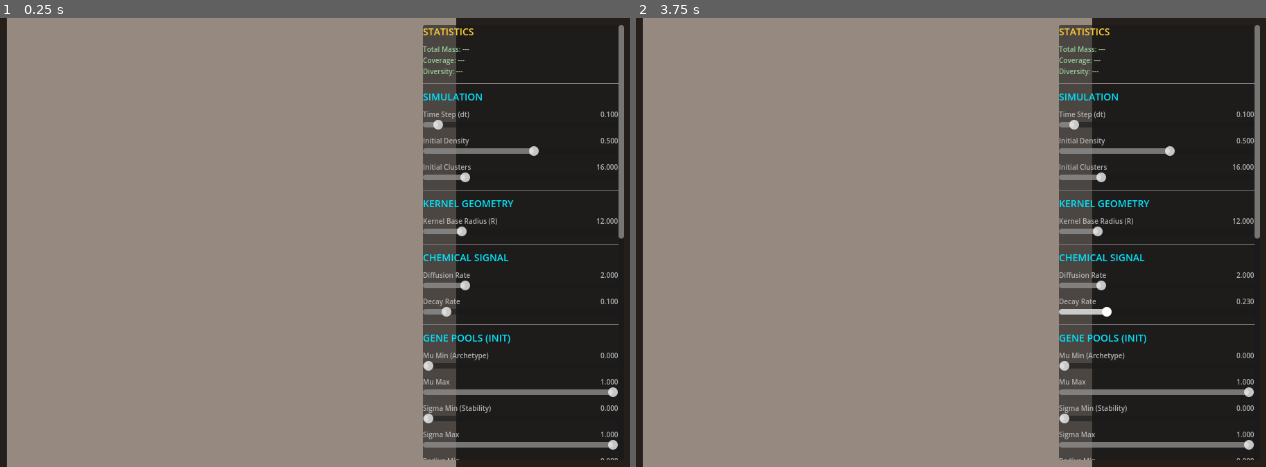
Above: before the commit, frames 1-2 (left to right).
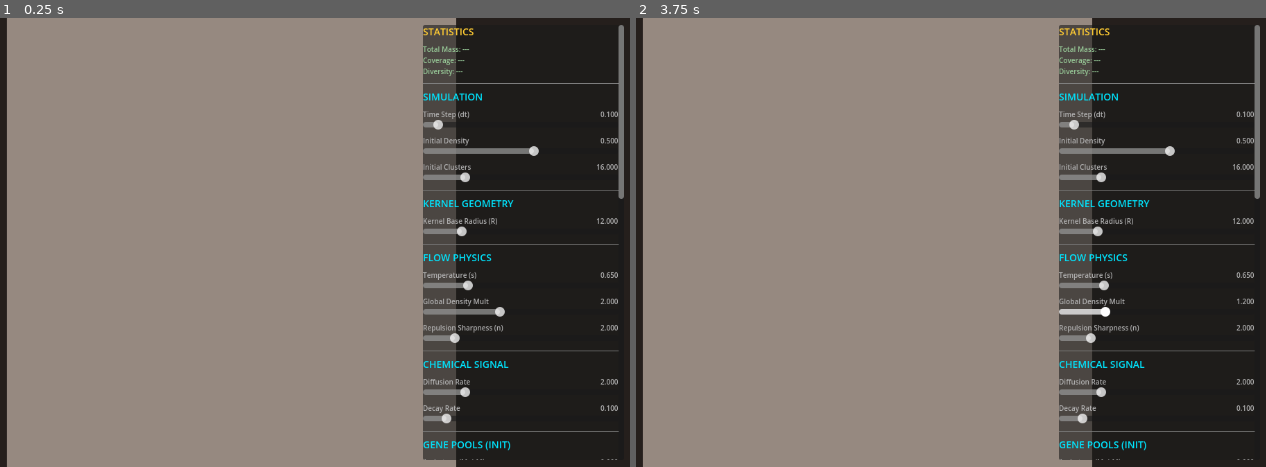
Above: after the commit, the same moments.

Repository: pvtrcorps/L_0001
Game: Godot game, scene res://simulation/Main.tscn
The game is run twice, just before and just after one commit, with the same random seed, the same clock (stepped at 60 frames per second) and the same inputs.
Inputs (mouse positions are in pixels of both pictures, inside the frame that each line leads up to):
- Up to frame 1 (0.25 s): no input
- Up to frame 2 (3.75 s): tap Enter at 0.5, 2, 3.5 s; move the mouse to (1045, 220) at 0.52 s; click (1045, 220) at 0.67 s; tap Space at 1.25, 2.75 s; drag from (705, 264) to (825, 332) at 1.27 s; move the mouse to (944, 143) at 2.02 s; click (944, 143) at 2.17 s; drag from (825, 332) to (outside the picture) at 2.77 s; move the mouse to (1108, 309) at 3.52 s; click (1108, 309) at 3.67 s

The runs differ from the first frame. In frame 1, 2.4% of the frame differs, in the area x 67-100%, y 39-99%; in frame 2, 2.3%.
Error before the commit: Cannot call method 'uniform_set_create' on a null value. (res://simulation/LeniaSimulation.gd:509)
Error after the commit: Cannot call method 'uniform_set_create' on a null value. (res://simulation/LeniaSimulation.gd:517)

Commit message:
temperature

Diff:
--- a/simulation/GeneHistogram.gd
+++ b/simulation/GeneHistogram.gd
@@ -1,6 +1,6 @@
 extends Control
 
-var gene_names = ["Mu", "Sigma", "Radius", "Flow", "Affinity", "Lambda", "Secret", "Sensus"]
+var gene_names = ["Archetype", "Stability", "Effect Rad", "Mobility", "Cohesion", "DensityTol", "Secretion", "Sensus"]
 # Colors matching the visualization shader logic roughly
 var gene_colors = [
 	Color(1.0, 0.2, 0.2), # Mu - Red
--- a/simulation/LeniaSimulation.gd
+++ b/simulation/LeniaSimulation.gd
@@ -3,7 +3,7 @@
 signal stats_updated(total_mass, population, histograms)
 signal species_list_updated(species_list)
 signal species_hovered(info) # New signal
-const SpeciesTracker = preload("res://simulation/SpeciesTracker.gd")
+# SpeciesTracker is a global class
 var tracker = SpeciesTracker.new()
 
 
@@ -21,6 +21,7 @@
 	"init_density": 0.5,   # Higher density for better start
 
 	# Advanced Physics (Flow Lenia style)
+	"temperature": 0.65,   # Advection diffusion (s). Paper default: 0.65
 	"identity_thr": 0.2,   # Difference to be considered enemy (used in localized kernel if implemented)
 	"colonize_thr": 0.15,  # Mass needed to resist invasion
 
@@ -36,7 +37,11 @@
 	"g_affinity_min": 0.0, "g_affinity_max": 1.0,
 	"g_lambda_min": 0.0, "g_lambda_max": 1.0,
 	"g_secretion_min": 0.0, "g_secretion_max": 1.0,
-	"g_perception_min": 0.0, "g_perception_max": 1.0
+	"g_perception_min": 0.0, "g_perception_max": 1.0,
+
+	# Pressure / Density Control (Eq 5)
+	"theta_A": 2.0,       # Critical Mass (Repulsion kicks in above this)
+	"alpha_n": 2.0        # Smoothness of the transition to repulsion
 }
 
 # === RENDERING DEVICE RESOURCES ===
@@ -179,8 +184,11 @@
 		params["res_x"], params["res_y"],      # vec2 u_res
 		params["dt"], params["seed"],          # float u_dt, u_seed
 		# Kernel parameters
+		# Kernel parameters
 		params["R"],                           # float u_R
-		0.0, 0.0, 0.0,                         # Padding (Removed repulsion/damage/id_thr)
+		params["theta_A"],                     # Repurposed _pad1 (Critical Mass)
+		params["alpha_n"],                     # Repurposed _pad2 (Alpha Exponent)
+		params["temperature"],                 # float u_temperature (was _pad3)
 		# Evolution
 		0.0,                                   # Padding (Removed mutation_rate)
 		0.0,                                   # Padding (Removed base_decay)
@@ -230,7 +238,7 @@
 	rd.compute_list_dispatch(compute_list_signal, wg_x, wg_y, 1)
 	rd.compute_list_end()
 
-	rd.barrier(RenderingDevice.BARRIER_MASK_COMPUTE)
+	# rd.barrier(RenderingDevice.BARRIER_MASK_COMPUTE) # barrier automatically inserted
 
 	# 2. Convolution Pass
 	var key_conv = "conv_" + str(ping_pong)
@@ -258,7 +266,7 @@
 	rd.compute_list_dispatch(compute_list_flow, wg_x, wg_y, 1)
 	rd.compute_list_end()
 
-	rd.barrier(RenderingDevice.BARRIER_MASK_COMPUTE)
+	# rd.barrier(RenderingDevice.BARRIER_MASK_COMPUTE) # barrier automatically inserted
 
 	# 4. Normalize Pass
 	var key_norm = "norm_" + str(ping_pong)
@@ -332,7 +340,7 @@
 	rd.texture_clear(tex_signal_b, Color(0,0,0,0), 0, 1, 0, 1)
 	rd.texture_clear(tex_winner_tracker, Color(0,0,0,0), 0, 1, 0, 1)
 
-	rd.barrier(RenderingDevice.BARRIER_MASK_COMPUTE)
+	# rd.barrier(RenderingDevice.BARRIER_MASK_COMPUTE) # barrier automatically inserted
 	ping_pong = false
 
 func _create_uniforms():
@@ -757,14 +765,14 @@
 	rd.texture_clear(tex_genome_b, Color(0,0,0,0), 0, 1, 0, 1)
 	rd.texture_clear(tex_signal_a, Color(0,0,0,0), 0, 1, 0, 1)
 	rd.texture_clear(tex_signal_b, Color(0,0,0,0), 0, 1, 0, 1)
-	rd.barrier(RenderingDevice.BARRIER_MASK_COMPUTE)
-
-func set_parameter(name: String, value: float):
-	if params.has(name):
-		params[name] = value
-
-func get_parameter(name: String) -> float:
-	return params.get(name, 0.0)
+	# rd.barrier(RenderingDevice.BARRIER_MASK_COMPUTE) # barrier automatically inserted
+
+func set_parameter(param_name: String, value: float):
+	if params.has(param_name):
+		params[param_name] = value
+
+func get_parameter(param_name: String) -> float:
+	return params.get(param_name, 0.0)
 
 func set_highlight_genes(genes: Dictionary, active: bool):
 	if display_material:
@@ -782,7 +790,7 @@
 	if gx < 0 or gx >= 64 or gy < 0 or gy >= 64: return {}
 
 	var idx = (gy * 64 + gx) * 10 # 10 floats per cell
-	if idx + 8 >= last_analysis_bytes.size() / 4: return {}
+	if (idx + 8) * 4 >= last_analysis_bytes.size(): return {}
 
 	var floats = last_analysis_bytes.to_float32_array()
 	var base = idx
@@ -795,14 +803,14 @@
 	var rad = floats[base+3]
 	var flow = floats[base+4]
 	var aff = floats[base+5]
-	var lam = floats[base+6]
+	var den = floats[base+6] # Was lambda
 	var sec = floats[base+7]
 	var per = floats[base+8]
 
 	var info = {
 		"mu": mu, "sigma": sig,
 		"radius": rad, "flow": flow,
-		"affinity": aff, "lambda": lam,
+		"affinity": aff, "density_tol": den,
 		"secretion": sec, "perception": per,
 		"mass": m
 	}
@@ -815,8 +823,13 @@
 			info["color"] = s.color
 			return info
 
-	info["id"] = "?"
-	info["name"] = "Unknown"
+	# If no match, generate a name on the fly for this "Wild" mutant
+	var dummy_species = SpeciesTracker.Species.new()
+	dummy_species.genes = info
+	dummy_species._generate_name()
+
+	info["id"] = "Wild"
+	info["name"] = dummy_species.name
 	return info
 
 # === INPUT HANDLING ===
--- a/simulation/Main.gd
+++ b/simulation/Main.gd
@@ -21,23 +21,32 @@
 	"Kernel Geometry": [
 		["R", "Kernel Base Radius (R)", 8.0, 30.0, 1.0]
 	],
+	"Flow Physics": [
+		["temperature", "Temperature (s)", 0.0, 3.0, 0.05],
+		["theta_A", "Global Density Mult", 0.1, 5.0, 0.1],
+		["alpha_n", "Repulsion Sharpness (n)", 1.0, 8.0, 0.1]
+	],
 	"Chemical Signal": [
 		["signal_diff", "Diffusion Rate", 0.0, 10.0, 0.1],
 		["signal_decay", "Decay Rate", 0.0, 1.0, 0.01]
 	],
 	"Gene Pools (Init)": [
-		["g_mu_min", "Mu Min (Archetype)", 0.0, 1.0, 0.05],
-		["g_mu_max", "Mu Max", 0.0, 1.0, 0.05],
-		["g_sigma_min", "Sigma Min (Stability)", 0.0, 1.0, 0.05],
-		["g_sigma_max", "Sigma Max", 0.0, 1.0, 0.05],
-		["g_radius_min", "Radius Min", 0.0, 1.0, 0.05],
-		["g_radius_max", "Radius Max", 0.0, 1.0, 0.05],
-		["g_flow_min", "Flow Min", 0.0, 1.0, 0.05],
-		["g_flow_max", "Flow Max", 0.0, 1.0, 0.05],
+		["g_mu_min", "Archetype (Mu) Min", 0.0, 1.0, 0.05],
+		["g_mu_max", "Archetype (Mu) Max", 0.0, 1.0, 0.05],
+		["g_sigma_min", "Stability (Sigma) Min", 0.0, 1.0, 0.05],
+		["g_sigma_max", "Stability (Sigma) Max", 0.0, 1.0, 0.05],
+		["g_radius_min", "Effect Radius Min", 0.0, 1.0, 0.05],
+		["g_radius_max", "Effect Radius Max", 0.0, 1.0, 0.05],
+		["g_flow_min", "Mobility (Flow) Min", 0.0, 1.0, 0.05],
+		["g_flow_max", "Mobility (Flow) Max", 0.0, 1.0, 0.05],
+		["g_affinity_min", "Cohesion (Affinity) Min", 0.0, 1.0, 0.05],
+		["g_affinity_max", "Cohesion (Affinity) Max", 0.0, 1.0, 0.05],
+		["g_lambda_min", "DensityTol (Lambda) Min", 0.0, 1.0, 0.05],
+		["g_lambda_max", "DensityTol (Lambda) Max", 0.0, 1.0, 0.05],
 		["g_secretion_min", "Secretion Min", 0.0, 1.0, 0.05],
 		["g_secretion_max", "Secretion Max", 0.0, 1.0, 0.05],
-		["g_perception_min", "Sensus Min", 0.0, 1.0, 0.05],
-		["g_perception_max", "Sensus Max", 0.0, 1.0, 0.05]
+		["g_perception_min", "Sensus (Perception) Min", 0.0, 1.0, 0.05],
+		["g_perception_max", "Sensus (Perception) Max", 0.0, 1.0, 0.05]
 	]
 }
 
@@ -95,6 +104,37 @@
 	ui_container.add_child(stats_box)
 	ui_container.add_child(HSeparator.new())
 
+	# Tooltips for parameters
+	var tooltips = {
+		"dt": "Time step integration delta. Lower values provide more accurate physics but slower simulation speed.",
+		"init_density": "Density of the initial random noise. Higher values mean more starting matter.",
+		"init_clusters": "Number of random initialization clusters placed on the grid.",
+		"R": "Kernel Radius. The size of the sensing neighborhood for each cell.",
+		"temperature": "Physics temperature. Controls the rate of diffusion/advection in the flow simulation.",
+		"theta_A": "Critical Mass (Alpha). The density threshold where repulsion forces begin to dominate.",
+		"alpha_n": "Repulsion Sharpness. Controls how abruptly the repulsion force kicks in.",
+		"signal_diff": "Diffusion Rate. How fast the chemical signal spreads to neighboring cells.",
+		"signal_decay": "Decay Rate. How fast the chemical signal dissipates over time.",
+
+		# Genes
+		"g_mu_min": "Archetype (Mu) Minimum. Optimal density for growth.",
+		"g_mu_max": "Archetype (Mu) Maximum.",
+		"g_sigma_min": "Stability (Sigma) Minimum. Tolerance range around the optimal density.",
+		"g_sigma_max": "Stability (Sigma) Maximum.",
+		"g_radius_min": "Effect Radius Minimum. Relative size of the creature's influence.",
+		"g_radius_max": "Effect Radius Maximum.",
+		"g_flow_min": "Mobility (Flow) Minimum. How fast the creature can move/flow.",
+		"g_flow_max": "Mobility (Flow) Maximum.",
+		"g_affinity_min": "Cohesion (Affinity) Minimum. Attraction strength to own species.",
+		"g_affinity_max": "Cohesion (Affinity) Maximum.",
+		"g_lambda_min": "Density Tolerance (Lambda) Minimum. Width of the growth function.",
+		"g_lambda_max": "Density Tolerance (Lambda) Maximum.",
+		"g_secretion_min": "Secretion Minimum. Amount of chemical signal produced.",
+		"g_secretion_max": "Secretion Maximum.",
+		"g_perception_min": "Sensus (Perception) Minimum. Sensitivity to the chemical signal.",
+		"g_perception_max": "Sensus (Perception) Maximum."
+	}
+
 	# Parameter sliders
 	for group in ui_schema:
 		var header = Label.new()
@@ -137,6 +177,13 @@
 			slider.value = initial_val
 			slider.size_flags_vertical = Control.SIZE_EXPAND_FILL
 
+			# Apply Tooltips
+			if tooltips.has(key):
+				var tt = tooltips[key]
+				label.tooltip_text = tt
+				val_label.tooltip_text = tt
+				slider.tooltip_text = tt
+
 			# Connect using the new API
 			slider.value_changed.connect(func(v):
 				sim.set_parameter(key, v)
@@ -155,6 +202,7 @@
 
 	var btn_pause = Button.new()
 	btn_pause.text = "PAUSE"
+	btn_pause.tooltip_text = "Pause or Resume the simulation."
 	btn_pause.size_flags_horizontal = Control.SIZE_EXPAND_FILL
 	btn_pause.pressed.connect(func():
 		sim.paused = !sim.paused
@@ -164,12 +212,14 @@
 
 	var btn_reset = Button.new()
 	btn_reset.text = "RESET"
+	btn_reset.tooltip_text = "Reset the simulation with new random seed."
 	btn_reset.size_flags_horizontal = Control.SIZE_EXPAND_FILL
 	btn_reset.pressed.connect(func(): sim.reset_simulation())
 	btn_row.add_child(btn_reset)
 
 	var btn_clear = Button.new()
 	btn_clear.text = "CLEAR"
+	btn_clear.tooltip_text = "Clear the simulation grid (remove all life)."
 	btn_clear.pressed.connect(func(): sim.clear_simulation())
 	ui_container.add_child(btn_clear)
 
@@ -213,8 +263,10 @@
 			txt += "Mass: %d\n" % int(info.get("mass", 0) * 1000)
 			txt += "Archetype: %.2f\n" % info.get("mu", 0.0)
 			txt += "Stability: %.2f\n" % info.get("sigma", 0.0)
+			txt += "Effect Radius: %.2f\n" % info.get("radius", 0.0)
+			txt += "Mobility: %.2f\n" % info.get("flow", 0.0)
 			txt += "Cohesion: %.2f\n" % info.get("affinity", 0.0)
-			txt += "Mobility: %.2f\n" % info.get("flow", 0.0)
+			txt += "DensityTol: %.2f\n" % info.get("density_tol", 0.0)
 			txt += "Secretion: %.2f\n" % info.get("secretion", 0.0)
 			txt += "Sensus: %.2f" % info.get("perception", 0.0)
 
--- a/simulation/SpeciesTracker.gd
+++ b/simulation/SpeciesTracker.gd
@@ -15,7 +15,7 @@
 	# Genetic Centroid (Running Average)
 	var genes_sum = {
 		"mu": 0.0, "sigma": 0.0, "radius": 0.0,
-		"flow": 0.0, "affinity": 0.0, "lambda": 0.0,
+		"flow": 0.0, "affinity": 0.0, "density_tol": 0.0,
 		"secretion": 0.0, "perception": 0.0
 	}
 
@@ -24,7 +24,7 @@
 	var color: Color
 	var name: String = "Unknown"
 
-	func add_sample(mu, sig, rad, flow, aff, lam, sec, per, m):
+	func add_sample(mu, sig, rad, flow, aff, den, sec, per, m):
 		area += 1
 		mass += m
 		genes_sum["mu"] += mu
@@ -32,7 +32,7 @@
 		genes_sum["radius"] += rad
 		genes_sum["flow"] += flow
 		genes_sum["affinity"] += aff
-		genes_sum["lambda"] += lam
+		genes_sum["density_tol"] += den
 		genes_sum["secretion"] += sec
 		genes_sum["perception"] += per
 
@@ -45,7 +45,7 @@
 			"radius": genes_sum["radius"] / n,
 			"flow": genes_sum["flow"] / n,
 			"affinity": genes_sum["affinity"] / n,
-			"lambda": genes_sum["lambda"] / n,
+			"density_tol": genes_sum["density_tol"] / n,
 			"secretion": genes_sum["secretion"] / n,
 			"perception": genes_sum["perception"] / n
 		}
@@ -60,38 +60,43 @@
 
 	func _generate_name():
 		var mu = genes["mu"]
-		var sig = genes["sigma"]
-		var per = genes["perception"]
+		var flow = genes["flow"]
+		var den = genes["density_tol"]
 		var sec = genes["secretion"]
 		var rad = genes["radius"]
-		var aff = genes["affinity"]
 
-		var prefix = ""
-		if mu < 0.3: prefix = "Globus"
-		elif mu < 0.6: prefix = "Amorph"
-		else: prefix = "Vermes"
+		# 1. Morphology (Mu/Archetype) - The Noun
+		var noun = "Proto"
+		if mu < 0.2: noun = "Globus"      # Blob
+		elif mu < 0.4: noun = "Amorph"    # Shapeless
+		elif mu < 0.6: noun = "Vermes"    # Worm
+		elif mu < 0.8: noun = "Cellula"   # Cell
+		else: noun = "Structura"          # Structure
 
-		# Adding size-based adjectives
-		var size = ""
-		if rad < 0.3: size = " Parvus"
-		elif rad > 0.7: size = " Gigas"
+		# 2. Density/Matter (DensityTol) - The Texture Adjective
+		var texture = ""
+		if den < 0.3: texture = " Nebulae"    # Gas/Mist
+		elif den < 0.6: texture = " Flexus"   # Flexible
+		elif den < 0.8: texture = " Solidus"  # Solid
+		else: texture = " Durus"              # Hard/Rock
 
-		var suffix = ""
-		if sig < 0.3: suffix = " Solidus"
-		elif sig < 0.6: suffix = " Varius"
-		else: suffix = " Nebula"
+		# 3. Mobility (Flow) - The Prefix/Suffix
+		var motion = ""
+		if flow > 0.7: motion = "Velox "      # Fast
+		elif flow < 0.2: motion = "Pigra "    # Lazy/Slow
 
-		# Armor/Social based suffix
-		var type = ""
-		if aff < 0.2: type = " Nudus"
-		elif aff > 0.8: type = " Crustatus"
+		# 4. Abilities (Secretion/Perception) - Honorifics
+		var ability = ""
+		if sec > 0.6: ability = " Chemicus"
+		if genes["perception"] > 0.6: ability = " Sapiens"
+		if sec > 0.6 and genes["perception"] > 0.6: ability = " Hive"
 
-		var behavior = ""
-		if sec > 0.6: behavior = " Pheromo"
-		if per > 0.6: behavior = " Sensus"
-		if sec > 0.6 and per > 0.6: behavior = " Socialis"
+		# 5. Size (Radius)
+		var size_tag = ""
+		if rad > 0.8: size_tag = " Titan"
+		if rad < 0.2: size_tag = " Micro"
 
-		name = prefix + size + suffix + type + behavior
+		name = motion + noun + texture + ability + size_tag
 
 # Optimized weighted distance
 static func get_fast_dist(g1: PackedFloat32Array, g2: PackedFloat32Array) -> float:
@@ -150,7 +155,7 @@
 		elif species_list.size() < 64: # Hard cap on species count
 			var s = Species.new()
 			s.id = species_list.size() + 1
-			s.genes = { "mu": cg[0], "sigma": cg[1], "radius": cg[2], "flow": cg[3], "affinity": cg[4], "lambda": cg[5], "secretion": cg[6], "perception": cg[7] }
+			s.genes = { "mu": cg[0], "sigma": cg[1], "radius": cg[2], "flow": cg[3], "affinity": cg[4], "density_tol": cg[5], "secretion": cg[6], "perception": cg[7] }
 			s.add_sample(cg[0], cg[1], cg[2], cg[3], cg[4], cg[5], cg[6], cg[7], m)
 			species_list.append(s)
 			species_genes.append(cg)
Not shown, changed: simulation/shaders/compute_analysis.glsl
Not shown, changed: simulation/shaders/compute_convolution.glsl
Not shown, changed: simulation/shaders/compute_flow_conservative.glsl
Not shown, changed: simulation/shaders/compute_init.glsl
Not shown, changed: simulation/shaders/compute_normalize.glsl
Not shown, changed: simulation/shaders/compute_signal.glsl
Not shown, changed: simulation/shaders/compute_stats.glsl
Not shown, added: isal_a_00651.md
